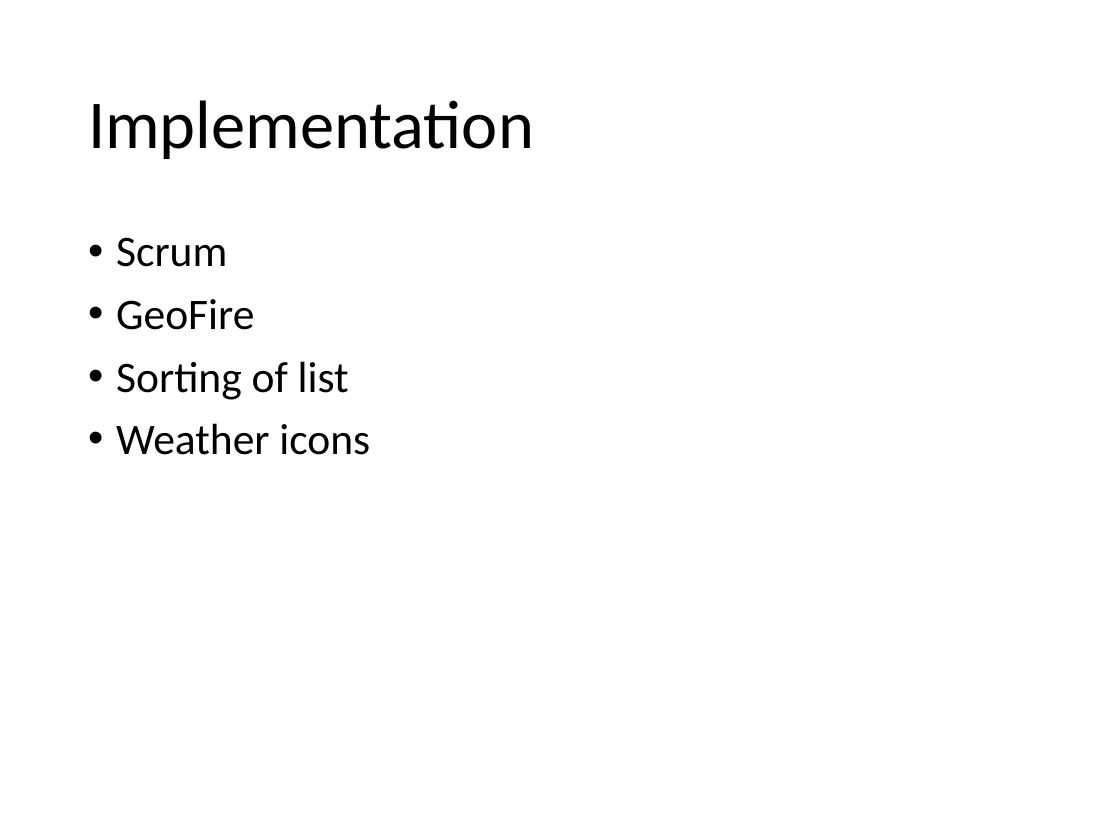
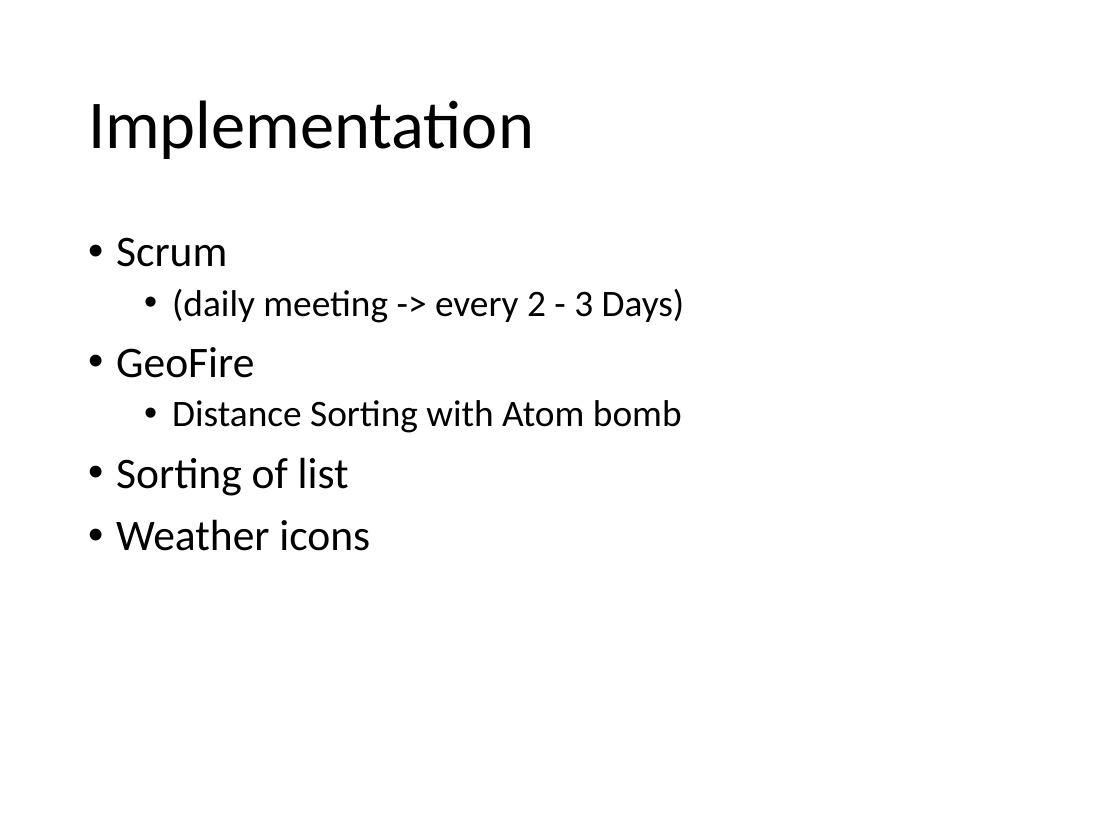
Before and after one commit to MSE-MobOP/Ski-Compass, a slide deck: slide 8 of Documents/Presentation/Presentation.pptx (slide 10 before the commit). Drawn at 1120x840 pixels with LibreOffice and Linux fonts; fonts in the diff are those of the drawing. Boxes give left, top, right and bottom in pixels: in the first picture for what was removed or moved away, otherwise in the second. Text is boxed around its words. In the diff, an @@ line names an element or a change of style, - is before the commit and + after.

```diff
--- a/Documents/Presentation/Presentation.pptx
+++ b/Documents/Presentation/Presentation.pptx
@@ text at box(172, 289, 685, 323): paragraph added @@
+  • (daily meeting -> every 2 - 3 Days)
@@ text at box(172, 400, 682, 433): paragraph added @@
+  • Distance Sorting with Atom bomb
```
Also in this commit, not shown: 2 other slides changed, 2 slides removed.
